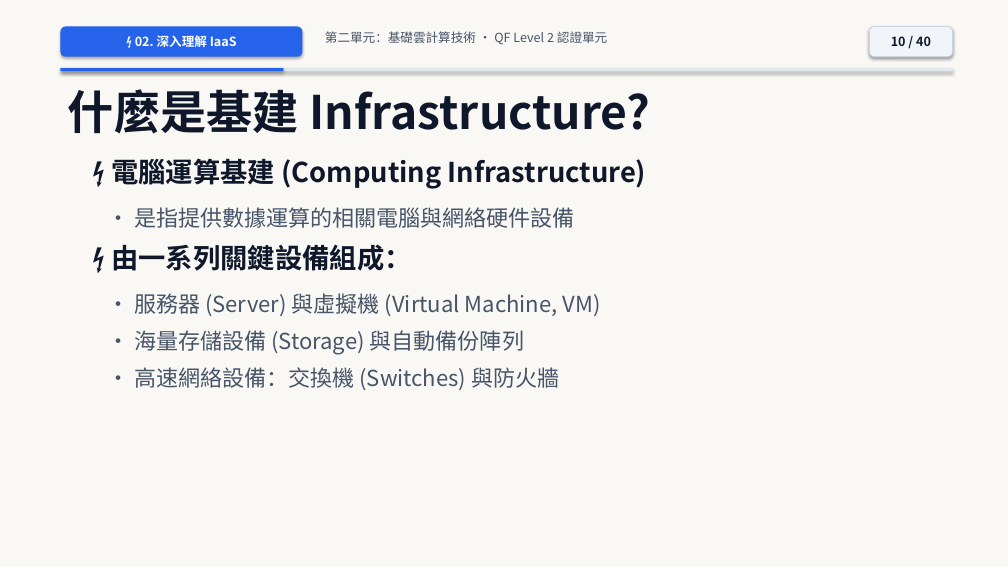
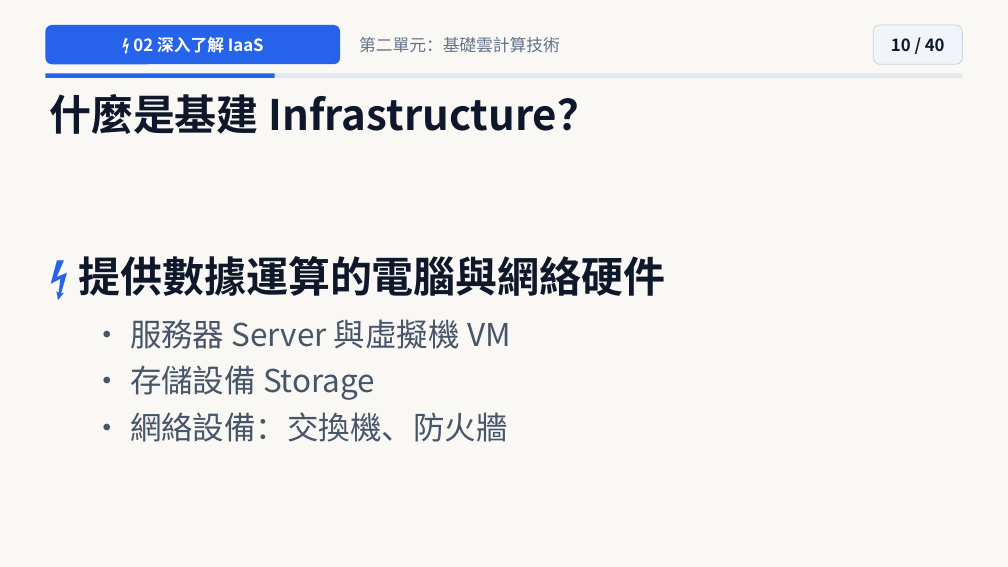
Before and after one commit to joe-ging/seed-cloud-curriculum, a slide deck: slide 10 of downloads/Deck01_Cloud_Level2_NextGen_Pixar_Theme.pptx. Drawn at 1008x567 pixels with LibreOffice and Linux fonts; fonts in the diff are those of the drawing. Boxes give left, top, right and bottom in pixels: in the first picture for what was removed or moved away, otherwise in the second. Text is boxed around its words. In the diff, an @@ line names an element or a change of style, - is before the commit and + after.

```diff
--- a/downloads/Deck01_Cloud_Level2_NextGen_Pixar_Theme.pptx
+++ b/downloads/Deck01_Cloud_Level2_NextGen_Pixar_Theme.pptx
@@ rectangle at bbox=[0, 0, 1008, 567]: shadow off @@
@@ rounded rectangle "⚡ 02 深入了解 IaaS" at bbox=[45, 25, 340, 64]: shadow off @@
@@ rounded rectangle "⚡ 02 深入了解 IaaS": place and size @@
-rounded rectangle "⚡ 02 深入了解 IaaS" at bbox=[60, 26, 302, 57]
+rounded rectangle "⚡ 02 深入了解 IaaS" at bbox=[45, 25, 340, 64]
@@ rounded rectangle "10 / 40": place and size @@
-rounded rectangle "10 / 40" at bbox=[870, 26, 953, 57]
+rounded rectangle "10 / 40" at bbox=[873, 25, 963, 64]
@@ rounded rectangle "10 / 40" at bbox=[873, 25, 963, 64]: size 12 to 16 pt; shadow off @@
@@ text in rounded rectangle at bbox=[133, 37, 264, 53]: text changed; size 12 to 16 pt @@
-⚡ 02. 深入理解 IaaS
+⚡ 02 深入了解 IaaS
@@ text at bbox=[359, 37, 560, 53]: text changed; size 12 to 16 pt; text colour #475569 to #64748B @@
-第二單元：基礎雲計算技術 • QF Level 2 認證單元
+第二單元：基礎雲計算技術
@@ rounded rectangle: place and size @@
-rounded rectangle at bbox=[60, 68, 953, 71]
+rounded rectangle at bbox=[45, 73, 963, 78]
@@ rounded rectangle at bbox=[45, 73, 963, 78]: rectangle to rounded rectangle; shadow off @@
@@ rounded rectangle at bbox=[45, 73, 274, 78]: rectangle to rounded rectangle; shadow off @@
@@ rounded rectangle: place and size @@
-rounded rectangle at bbox=[60, 68, 284, 71]
+rounded rectangle at bbox=[45, 73, 274, 78]
@@ text at bbox=[49, 94, 599, 134]: text changed; size 44 to 40 pt @@
-什麼是基建 Infrastructure?
+什麼是基建 Infrastructure？
@@ vertical alignment top to middle in 3 elements at bbox=[49, 94, 599, 134], bbox=[359, 37, 560, 53], bbox=[78, 256, 665, 442] @@
@@ text at bbox=[78, 256, 665, 442]: text changed; size 21 to 30 pt @@
-⚡ 電腦運算基建 (Computing Infrastructure)
-• 是指提供數據運算的相關電腦與網絡硬件設備
-⚡ 由一系列關鍵設備組成：
-• 服務器 (Server) 與虛擬機 (Virtual Machine, VM)
-• 海量存儲設備 (Storage) 與自動備份陣列
-• 高速網絡設備：交換機 (Switches) 與防火牆
+⚡ 提供數據運算的電腦與網絡硬件
+• 服務器 Server 與虛擬機 VM
+• 存儲設備 Storage
+• 網絡設備：交換機、防火牆
```
Also in this commit, not shown: 38 other slides changed, 1 slide added, 1 slide removed, 41 other files.
